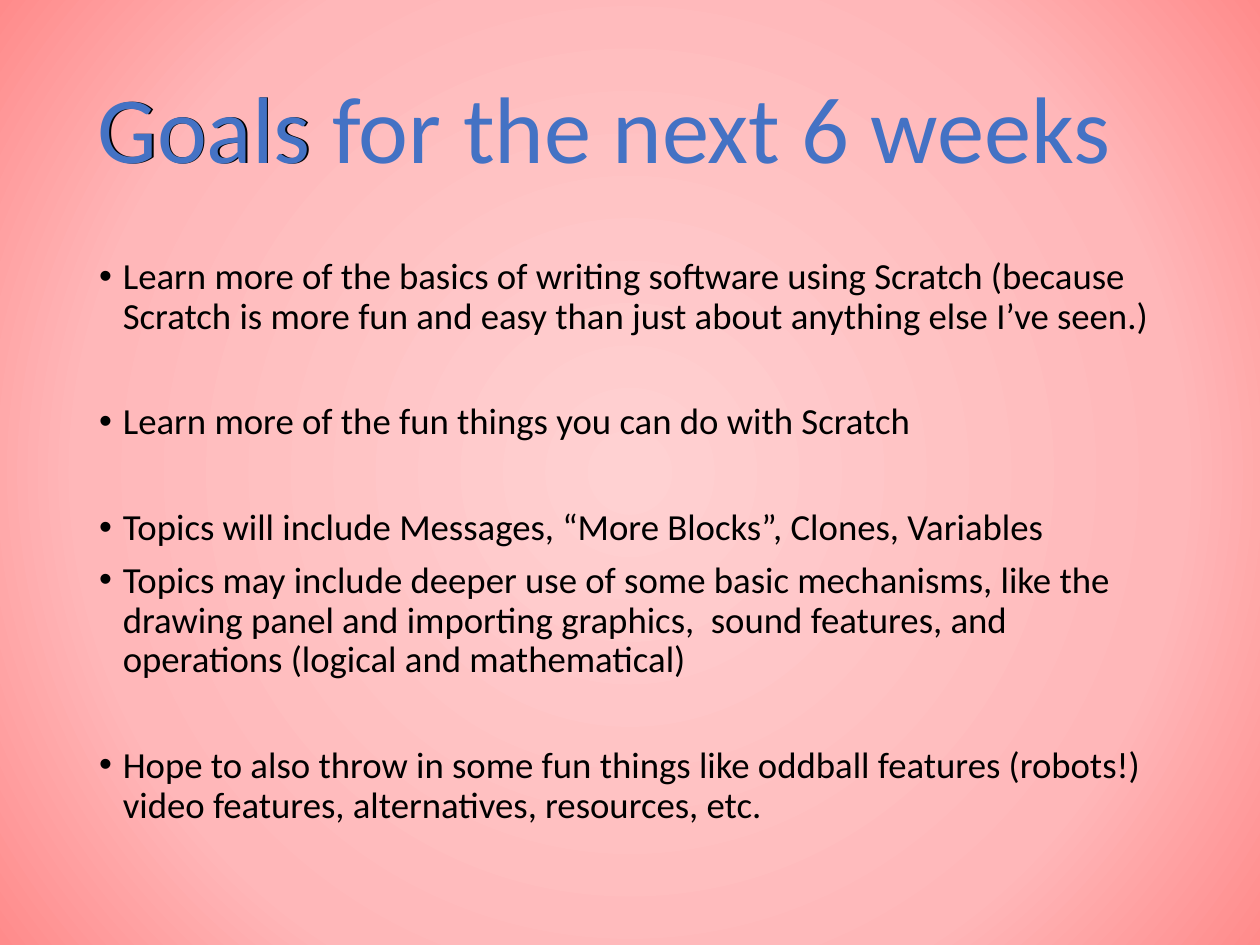
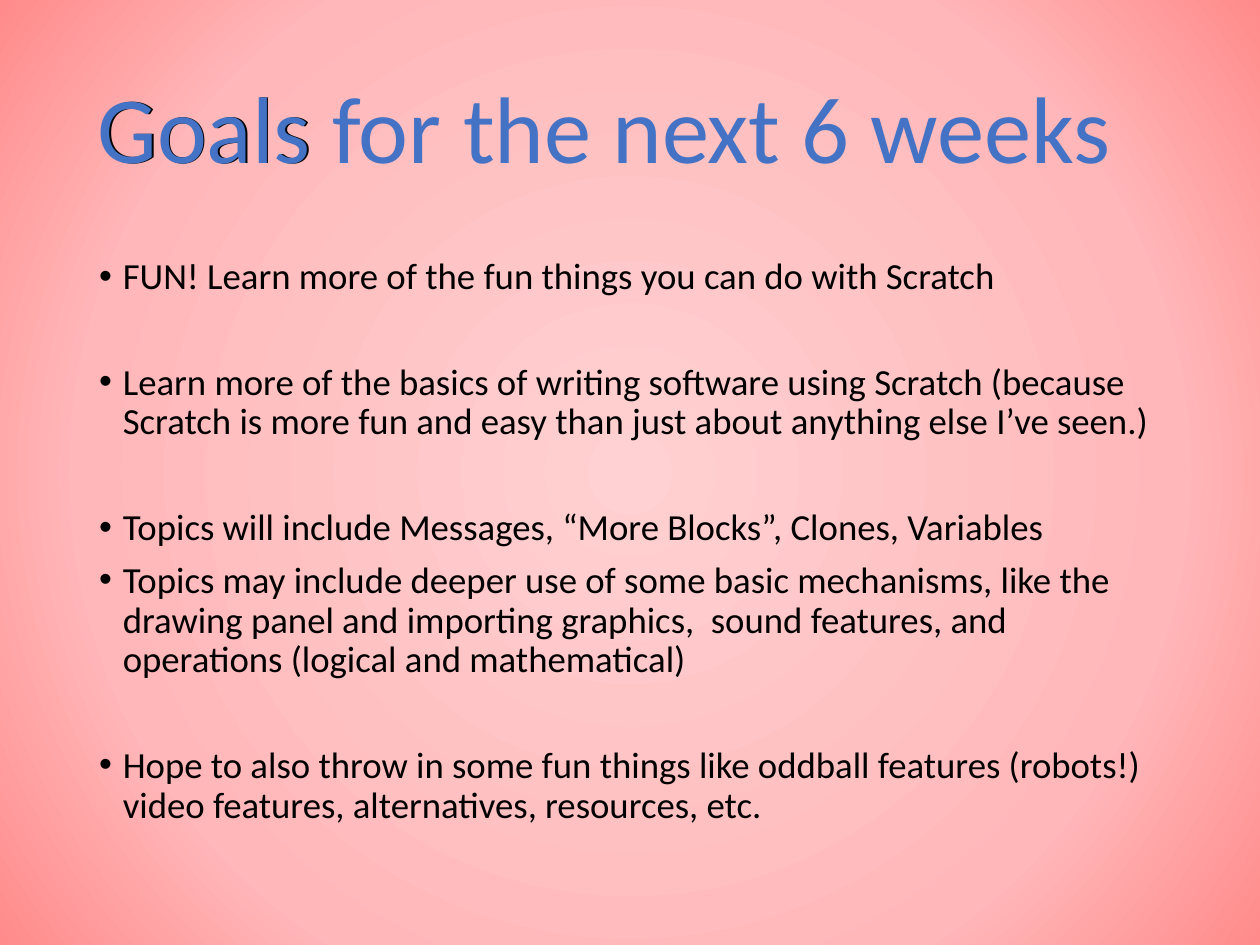
Before and after one commit to CoderDojoSV/scratch-series, a slide deck: slide 2 of Beyond Scratch Basics week1.pptx. Drawn at 1260x945 pixels with LibreOffice and Linux fonts; fonts in the diff are those of the drawing. Boxes give left, top, right and bottom in pixels: in the first picture for what was removed or moved away, otherwise in the second. Text is boxed around its words. In the diff, an @@ line names an element or a change of style, - is before the commit and + after.

```diff
--- a/Beyond Scratch Basics week1.pptx
+++ b/Beyond Scratch Basics week1.pptx
@@ text at bbox=[123, 263, 994, 296]: paragraph added @@
+• FUN! Learn more of the fun things you can do with Scratch
@@ text at bbox=[123, 408, 909, 441]: paragraph removed @@
-• Learn more of the fun things you can do with Scratch
```
Also in this commit, not shown: 1 other slide changed, 1 other file.
